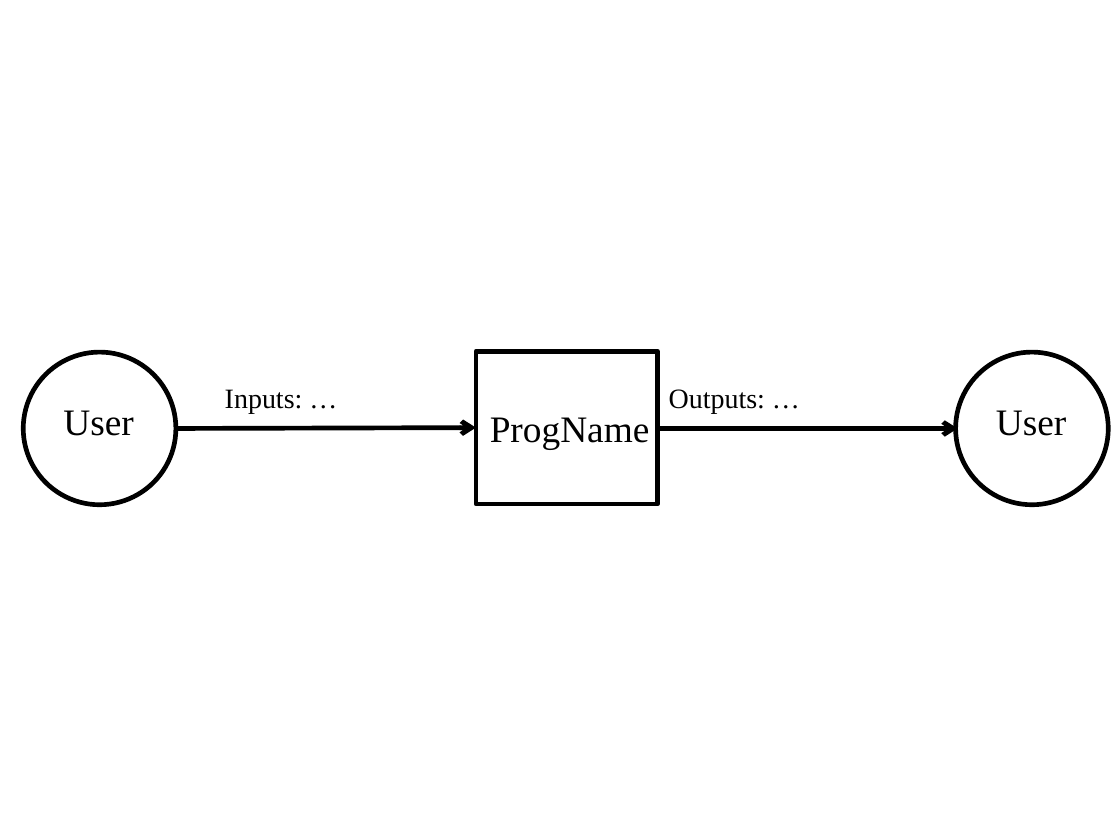
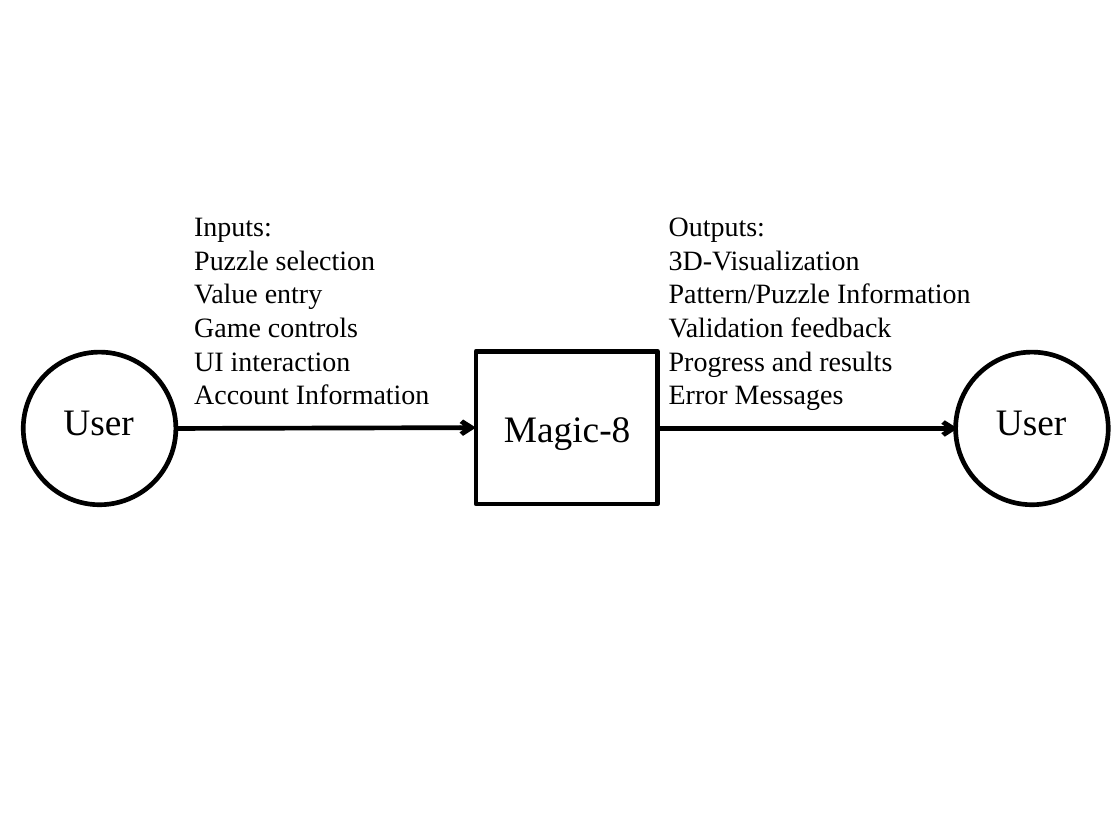
Before and after one commit to Jacob-MB/magic-8, a slide deck: slide 1 of docs/SRS-IEEE/SystemContextFigure.pptx. Drawn at 1120x840 pixels with LibreOffice and Linux fonts; fonts in the diff are those of the drawing. Boxes give left, top, right and bottom in pixels: in the first picture for what was removed or moved away, otherwise in the second. Text is boxed around its words. In the diff, an @@ line names an element or a change of style, - is before the commit and + after.

Commit message:
Added figure to section 2.3 and commented out \plt messages from parts 2 and 8

```diff
--- a/docs/SRS-IEEE/SystemContextFigure.pptx
+++ b/docs/SRS-IEEE/SystemContextFigure.pptx
@@ text at (194,217,430,405): text changed @@
-Inputs: …
+Inputs:
+Puzzle selection
+Value entry
+Game controls
+UI interaction
+Account Information
@@ text at (669,217,971,410): text changed @@
-Outputs: …
+Outputs:
+3D-Visualization
+Pattern/Puzzle Information
+Validation feedback
+Progress and results
+Error Messages
@@ text at (504,417,630,449): text changed @@
-ProgName
+Magic-8
```
Also in this commit, not shown: 1 other file.
